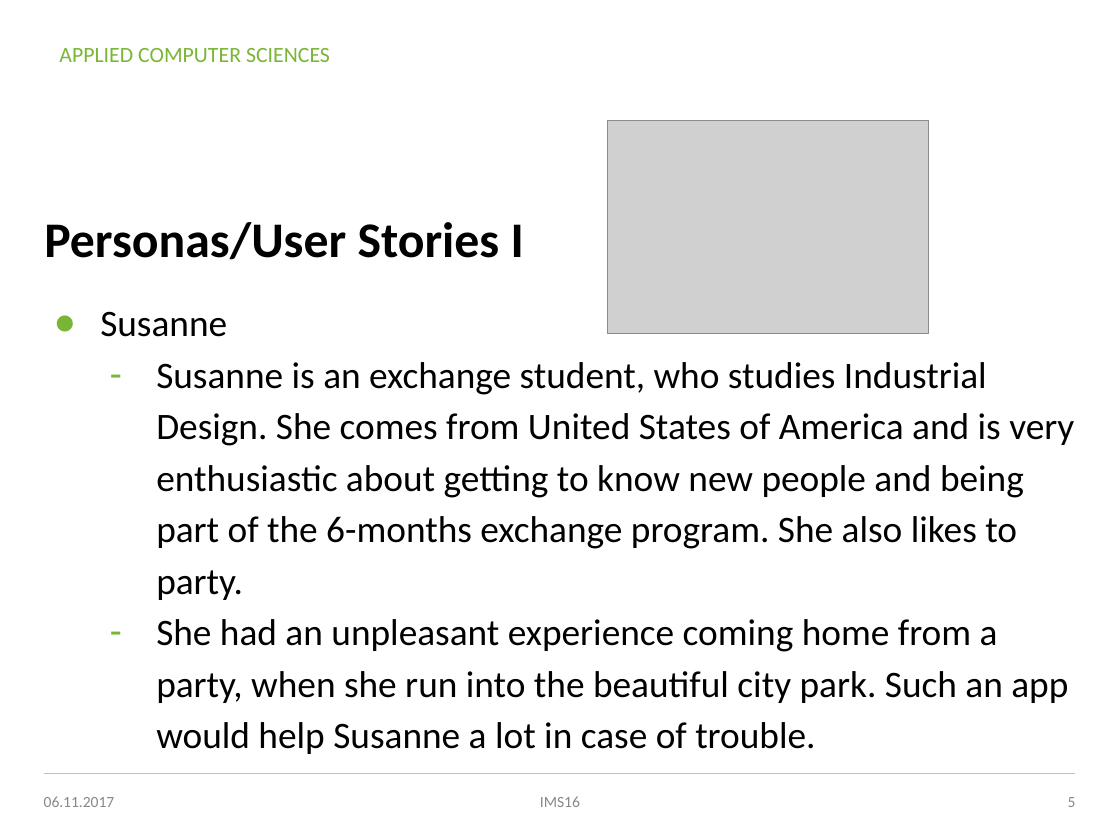
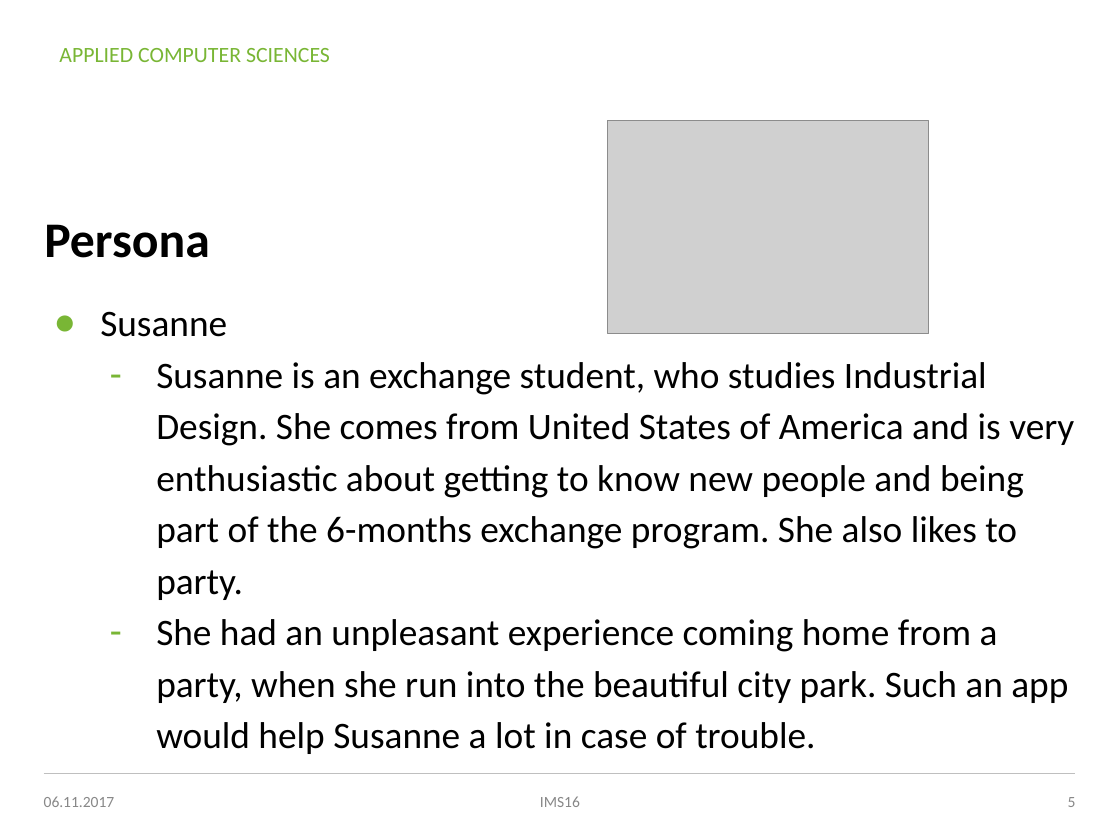
Before and after one commit to MICSTI/emergency-alerter-ios, a slide deck: slide 5 of presentations/01_idea_emergency_alerter.pptx. Drawn at 1120x840 pixels with LibreOffice and Linux fonts; fonts in the diff are those of the drawing; grey boxes stand for pictures; background and template pictures are left out. Boxes give left, top, right and bottom in pixels: in the first picture for what was removed or moved away, otherwise in the second. Text is boxed around its words. In the diff, an @@ line names an element or a change of style, - is before the commit and + after.

Commit message:
Add user stories

```diff
--- a/presentations/01_idea_emergency_alerter.pptx
+++ b/presentations/01_idea_emergency_alerter.pptx
@@ title at <box>44,224,210,258</box>: text changed @@
-Personas/User Stories I
+Persona
```
Also in this commit, not shown: 5 other slides changed, 1 slide added.
